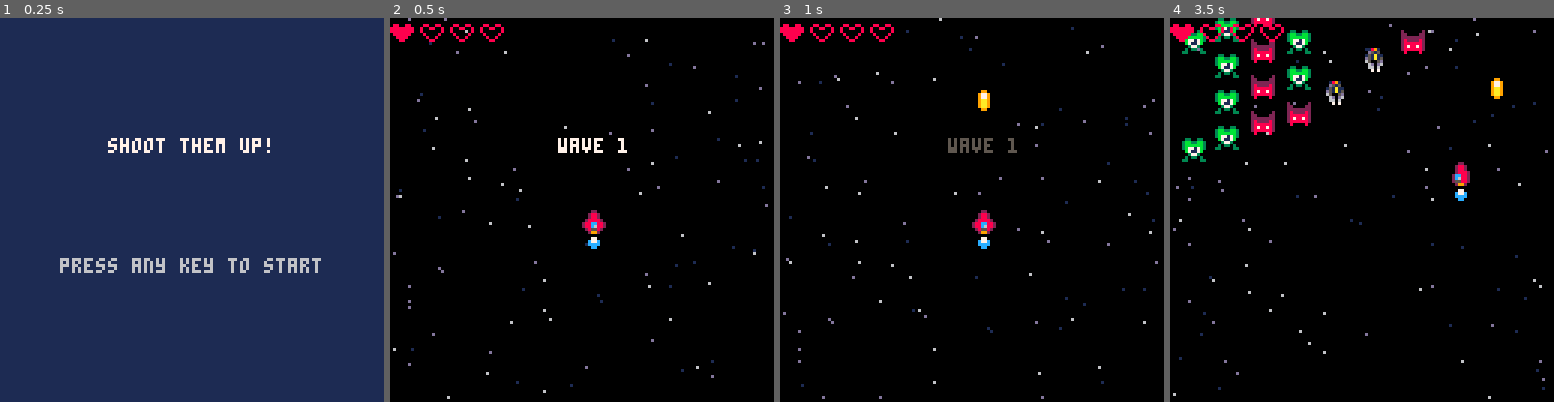
Above: before the commit, frames 1-4 (left to right).
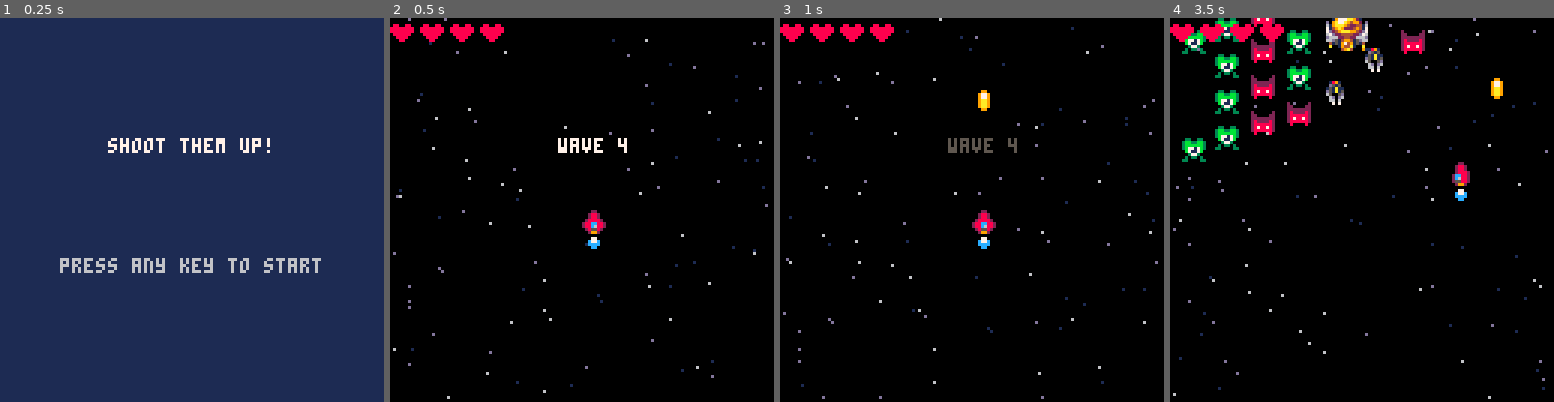
Above: after the commit, the same moments.

Repository: gabriel-jm/pico8-games
Game: PICO-8 cartridge shmup.p8
Same seed, same stepped clock (60 frames per second), same inputs: the game is played once before the commit and once after it.
Inputs:
- Up to frame 1 (0.25 s): no input
- Up to frame 2 (0.5 s): tap X (X key) at 0.33 s
- Up to frame 3 (1 s): tap O (Z key) at 0.7 s
- Up to frame 4 (3.5 s): tap X (X key) at 1.07, 1.85, 2.97 s; hold Right 1.6-2.1 s; tap O (Z key) every 0.4 s from 1.7 to 3.3 s; hold Up 2.15-2.42 s; hold Right 2.47-3.03 s; hold Left from 3.08 s (still down)

Frame 1 is identical in both runs. In frame 2, 0.4% of the frame differs, in the area x 8-62%, y 2-36%; in frame 3, 0.4%; in frame 4, 1.1%, in the area x 8-52%, y 0-9%.

Commit message:
shmup - add more enemy behaviors

Diff:
--- a/shmup.p8
+++ b/shmup.p8
@@ -12,51 +12,105 @@
 		{ -- green alien
 			hp=3,
 			spr=21,
-			ani=split"21,22,23,24"
+			ani=split"21,22,23,24",
+			atk=function(self)
+				self.sy=1.7
+				self.sx=sin(t/45)
+
+				if self.x<32 then
+					self.sx+=1-self.x/32
+				end
+
+				if self.x>88 then
+					self.sx-=(self.x-88)/32
+				end
+			end
 		},
 		{ -- red flame guy
 			hp=5,
 			spr=148,
-			ani=split"148,149"
+			ani=split"148,149",
+			atk=function(self)
+				self.sy=2.5
+				self.sx=sin(t/20)
+
+				if self.x<32 then
+					self.sx+=1-self.x/32
+				end
+
+				if self.x>88 then
+					self.sx-=(self.x-88)/32
+				end
+			end
 		},
 		{ -- spinning ship
 			hp=5,
 			spr=184,
-			ani=split"184,185,186,187"
+			ani=split"184,185,186,187",
+			atk=function(self)
+				if self.sx==0 then
+					self.sy=1.8
+
+					if ship.y<=self.y then
+						self.sy=0
+						self.sx=ship.x<self.x
+							and -1.8 or 1.8
+					end
+				end
+			end
 		},
-		{ -- boss
+		{ -- yellow ship
 			hp=5,
 			spr=208,
 			ani=split"208,210",
 			spr_width=2,
-			col_width=16
+			col_width=16,
+			atk=function(self)
+				self.sy=0.4
+
+				if self.y<110 then
+					self.sy=1
+				end
+			end
 		}
 	}
 
 	wave_patterns={
 		{
-			split"1,1,2,2,3,3,2,2,1,1",
-			split"0,1,2,1,0,0,1,2,1,0",
-			split"0,1,2,1,0,0,1,2,1,0",
-			split"1,1,2,2,3,3,2,2,1,1"
+			freq=20,
+			pattern={
+				split"1,1,1,1,1,1,1,1,1,1",
+				split"1,1,1,1,1,1,1,1,1,1",
+				split"1,1,1,1,1,1,1,1,1,1",
+				split"1,1,1,1,1,1,1,1,1,1"
+			}
 		},
 		{
-			split"1,1,2,2,3,3,2,2,1,1",
-			split"0,1,2,1,0,0,1,2,1,0",
-			split"0,1,2,1,0,0,1,2,1,0",
-			split"1,1,2,2,3,3,2,2,1,1"
+			freq=50,
+			pattern={
+				split"1,1,2,2,3,3,2,2,1,1",
+				split"0,1,2,1,0,0,1,2,1,0",
+				split"0,1,2,1,0,0,1,2,1,0",
+				split"1,1,2,2,3,3,2,2,1,1"
+			}
 		},
 		{
-			split"1,1,2,2,3,3,2,2,1,1",
-			split"0,1,2,1,0,0,1,2,1,0",
-			split"0,1,2,1,0,0,1,2,1,0",
-			split"1,1,2,2,3,3,2,2,1,1"
+			freq=45,
+			pattern={
+				split"1,1,2,2,3,3,2,2,1,1",
+				split"3,1,2,1,3,3,1,2,1,3",
+				split"3,1,2,1,3,3,1,2,1,3",
+				split"1,1,2,2,3,3,2,2,1,1"
+			}
 		},
 		{
-			split"1,1,2,2,3,3,2,2,1,1",
-			split"0,1,2,1,0,0,1,2,1,0",
-			split"0,1,2,1,0,0,1,2,1,0",
-			split"1,1,2,2,3,3,2,2,1,1"
+			freq=40,
+			pattern={
+				split"1,1,2,2,3,3,2,2,1,1",
+				split"0,1,2,1,4,0,1,2,1,0",
+				split"0,1,2,1,0,0,1,2,1,0",
+				split"1,1,2,2,3,3,2,2,1,1"
+			}
 		}
 	}
 
@@ -89,7 +143,7 @@
 function startgame()
 --	music(-1,1000)
 	t=0
-	wave=0
+	wave=3
 	next_wave()
 
 	ship=make_obj {
@@ -101,7 +155,7 @@
 		spr_width=1
 	}
 
-	lives=1
+	lives=4
 	invul=0
 	muzzle=0
 
@@ -142,12 +196,12 @@
 		pset(
 			s.x,
 			s.y,
-			get_star_col(s.spd)
+			get_star_color(s.spd)
 		)
 	end)
 end
 
-function get_star_col(spd)
+function get_star_color(spd)
 	if spd<1 then
 		return 1
 	end
@@ -305,7 +359,10 @@
 function make_obj(val)
 	local obj=val
 
+	obj.sx=val.sx or 0
+	obj.sy=val.sy or 0
 	obj.flash=0
+	obj.shake=0
 	obj.hp=val.hp or 5
 	obj.spr_width=val.spr_width
 		or 1
@@ -390,8 +447,13 @@
 	invul=max(0,invul-1)
 
 	foreach(enemies,function(e)
-		e:mission()
-		e.ani_frame+=0.4
+		if e.wait>0 then
+			e.wait-=1
+		else
+			e:mission()
+		end
+
+		e.ani_frame+=e.ani_spd
 
 		if
 			flr(e.ani_frame) > #e.ani
@@ -403,7 +465,17 @@
 			flr(e.ani_frame)
 		]
 
-		if e.y>128 then
+		if
+			(
+				e.mission!=fly_in
+				and e.mission!=waiting
+			)
+			and (
+				e.y>128
+				or e.x<-8
+				or e.x>128
+			)
+		then
 			del(enemies,e)
 		end
 
@@ -599,10 +671,17 @@
 end
 
 function draw_sprite(item)
+	local spr_x,spr_y=item.x,item.y
+
+	if item.shake>0 then
+		item.shake-=1
+		spr_x+=abs(sin(t/2.5))
+	end
+
 	spr(
 		item.spr,
-		item.x,
-		item.y,
+		spr_x,
+		spr_y,
 		item.spr_width,
 		item.spr_width
 	)
@@ -662,12 +741,14 @@
 		hp=stats.hp,
 		spr=stats.spr,
 		ani=stats.ani,
+		ani_spd=0.4,
 		spr_width=stats.spr_width,
 		col_width=stats.col_width,
 		pos_x=x,
 		pos_y=y,
-		mission=waiting,
-		wait=wait
+		mission=fly_in,
+		wait=wait,
+		atk=stats.atk
 	})
 end
 
@@ -691,7 +772,7 @@
 function spawn_wave()
 	sfx(28)
 	place_enemies(
-		wave_patterns[wave]
+		wave_patterns[wave].pattern
 	)
 end
 
@@ -712,14 +793,6 @@
 -->8
 -- behavior
 
-function waiting(en)
-	en.wait-=1
-
-	if en.wait<=0 then
-		en.mission=fly_in
-	end
-end
-
 function fly_in(en)
 	en.x+=(en.pos_x-en.x)/6
 	en.y+=(en.pos_y-en.y)/7
@@ -733,19 +806,37 @@
 end
 
 function attac(en)
-	en.y+=1.7
+	en:atk()
+	move(en)
 end
 
 function pick_enemy()
-	if m!="game" or t%40!=0 then
+	local freq=
+		wave_patterns[wave].freq
+
+	if m!="game" or t%freq!=0 then
 		return
 	end
 
-	local enemy=rnd(enemies)
-	if enemy.mission==protec then
-		enemy.pos_y=ship.y+4
+	local index=flr(rnd(
+		min(10,#enemies)
+	))
+	index=#enemies-index
+
+	local enemy=enemies[index]
+	if
+		enemy
+		and enemy.mission==protec
+	then
+		enemy.ani_spd*=2
+		enemy.wait=40
 		enemy.mission=attac
 	end
+end
+
+function move(obj)
+	obj.x+=obj.sx
+	obj.y+=obj.sy
 end
 __gfx__
 00000000000220000002200000022000000000000000000000000000000000000000000000000000000000000000000000000000000000000000000000000000
